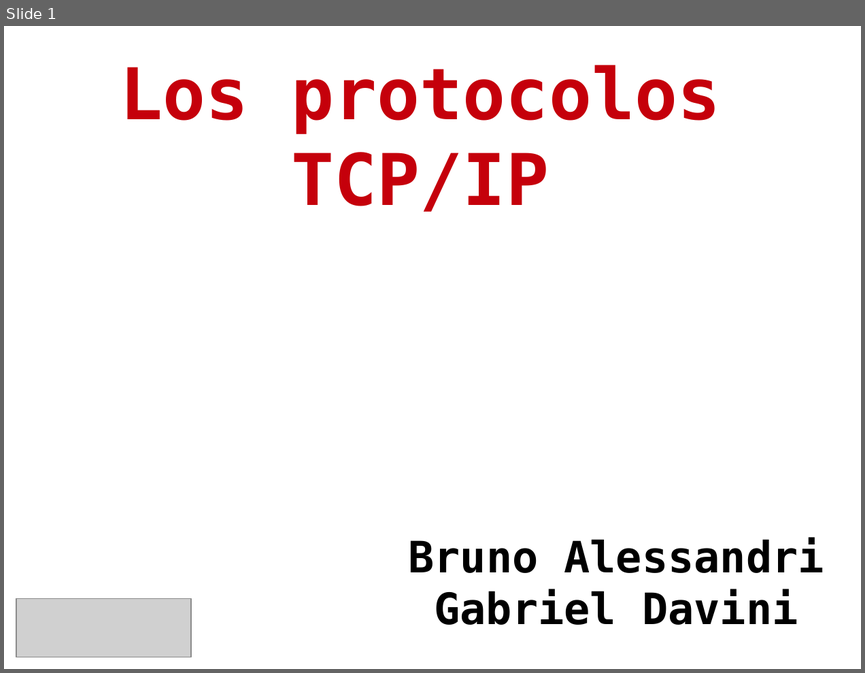
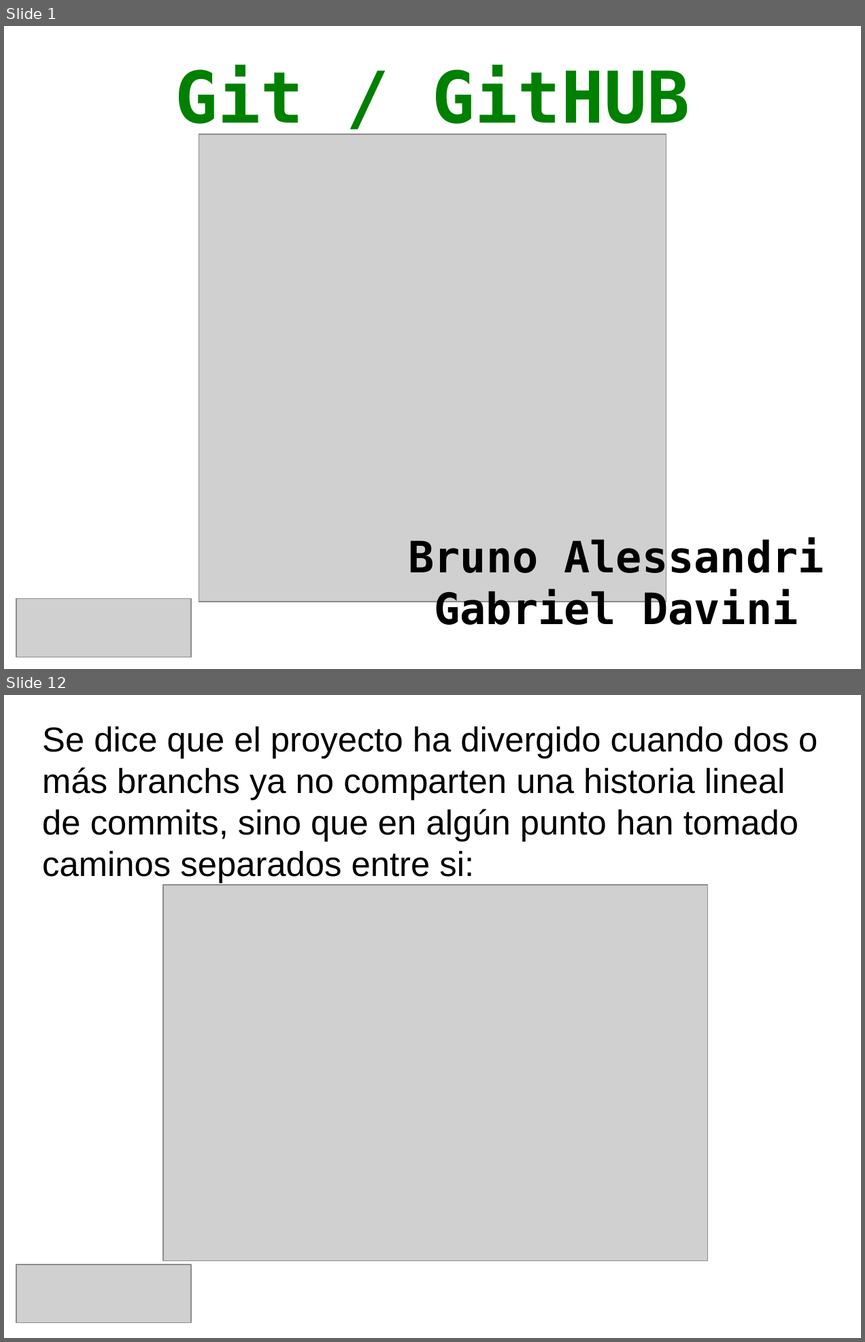
Before and after one commit to gabrielo77/TP_Git-GitHUB_CyR_UTNFRRo_2014, a slide deck: git_github.odp. Shown one above the other, each under a label of ours: slide 1 before the commit, slides 1 and 12 after it; the slides between them are not shown. The pictures are 865x673 and 865x1342 pixels, drawn with LibreOffice and Linux fonts; fonts in the diff are those of the drawing; grey boxes stand for pictures; background and template pictures are left out. Boxes give left, top, right and bottom in pixels: in the first picture for what was removed or moved away, otherwise in the second. Text is boxed around its words. In the diff, an @@ line names an element or a change of style, - is before the commit and + after.

```diff
--- a/git_github.odp
+++ b/git_github.odp
@@ slide 12 added at <box>4,695,861,1338</box>, background #FFFFFF @@
@@ text added at <box>42,726,817,883</box>, 32 pt, text #000000 @@
+Se dice que el proyecto ha divergido cuando dos o más branchs ya no comparten una historia lineal de commits, sino que en algún punto han tomado caminos separados entre si:
@@ picture added at <box>163,885,708,1260</box> @@
@@ picture added at <box>16,1264,192,1323</box> @@
@@ slide 1 changed as well @@
@@ title at <box>175,65,689,137</box>: text changed; text colour #C5000B to #008000 @@
-Los protocolos TCP/IP
+Git / GitHUB
@@ picture added at <box>199,134,666,601</box> @@
```
Also in this commit, not shown: 2 other slides changed, 15 other slides added, 13 slides removed, 1 other file.
